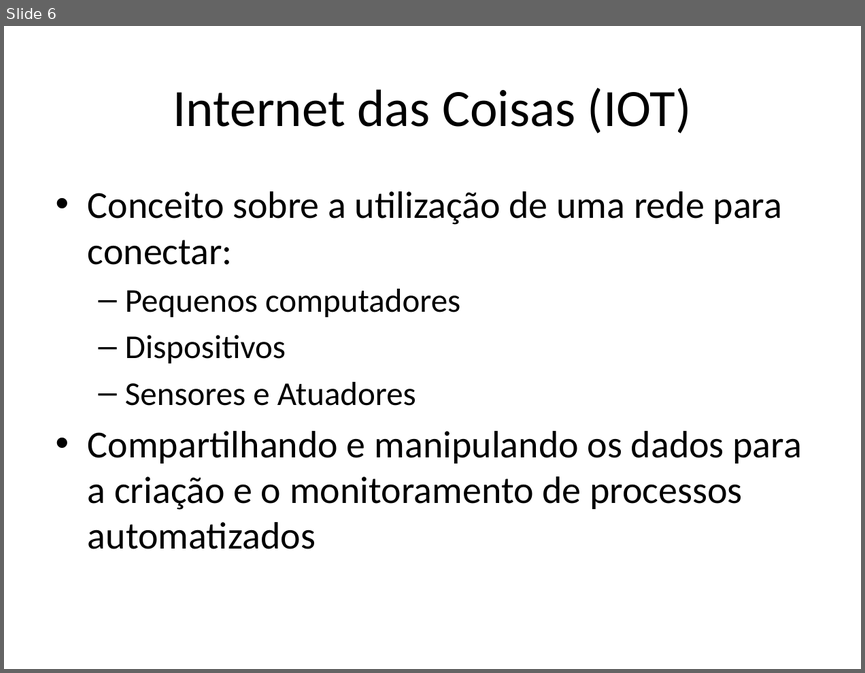
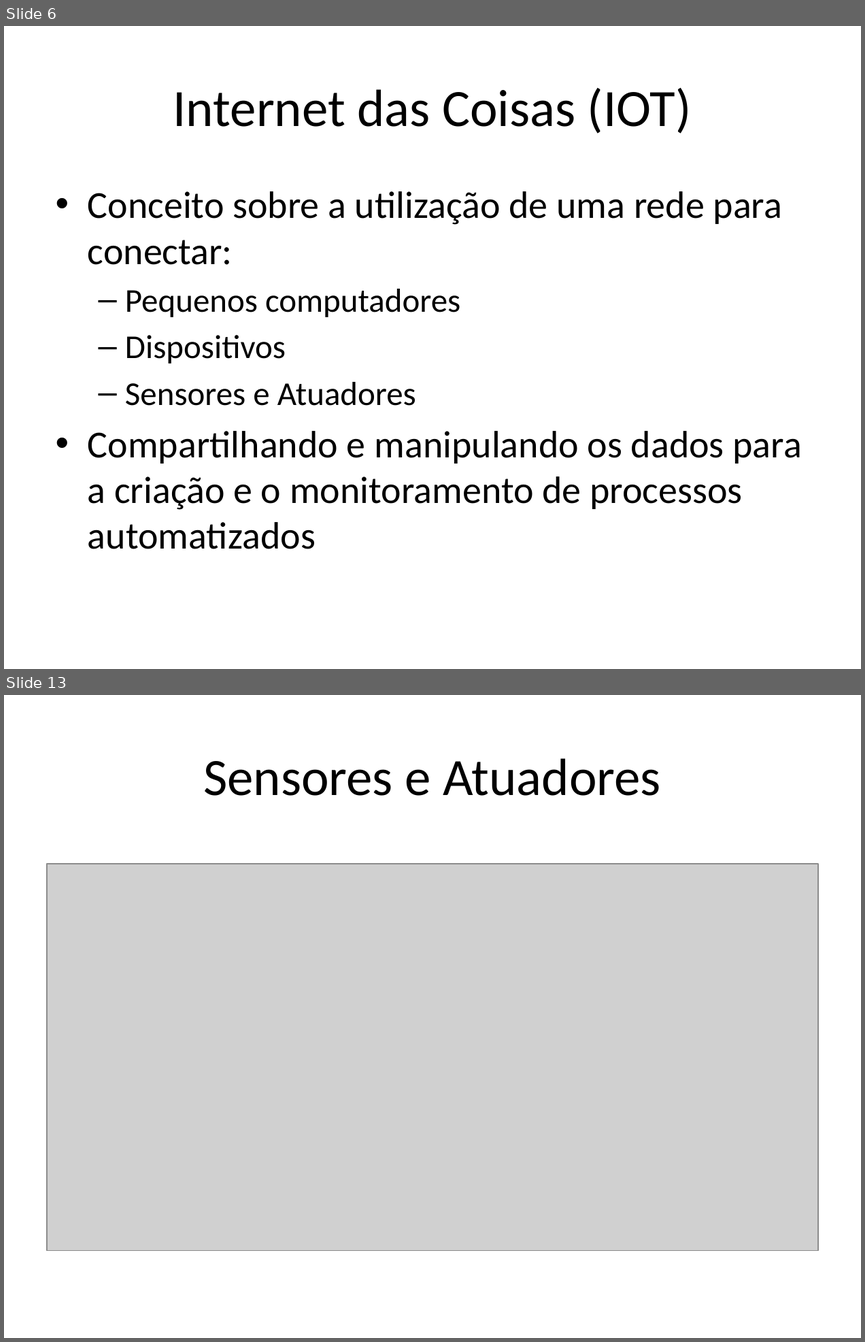
Before and after one commit to AntonioZanini/TCC-ETEC-ELO20-02, a slide deck: TCC.pptx. Shown one above the other, each under a label of ours: slide 6 before the commit, slides 6 and 13 after it; the slides between them are not shown. The pictures are 865x673 and 865x1342 pixels, drawn with LibreOffice and Linux fonts; fonts in the diff are those of the drawing; grey boxes stand for pictures. Boxes give left, top, right and bottom in pixels: in the first picture for what was removed or moved away, otherwise in the second. Text is boxed around its words. In the diff, an @@ line names an element or a change of style, - is before the commit and + after.

```diff
--- a/TCC.pptx
+++ b/TCC.pptx
@@ slide 13 added at (4,695,861,1338), background #FFFFFF @@
@@ title added at (203,758,661,796), 44 pt, text #000000 @@
+Sensores e Atuadores
@@ picture added at (47,864,818,1250) @@
```
Also in this commit, not shown: 1 slide changed, 15 other slides added, 3 slides removed.
